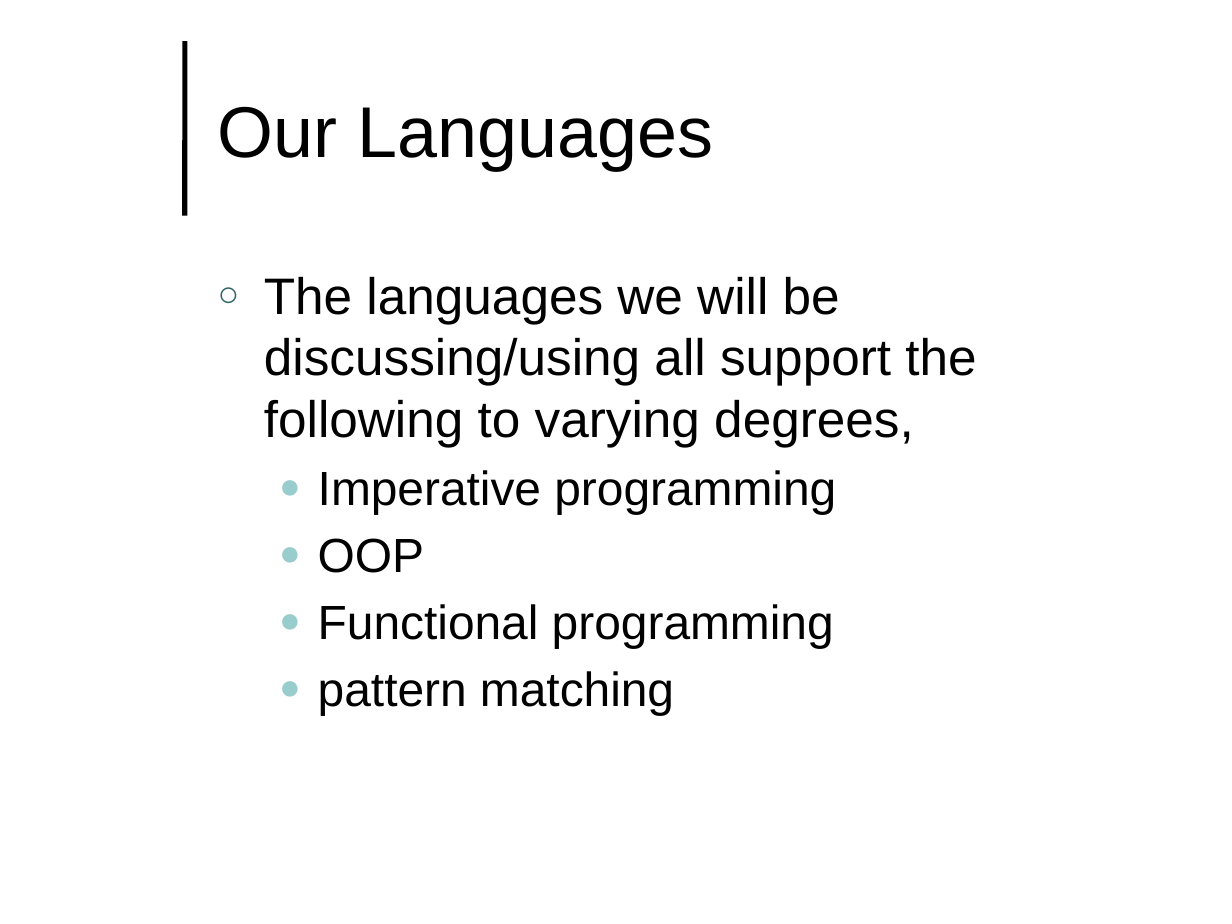
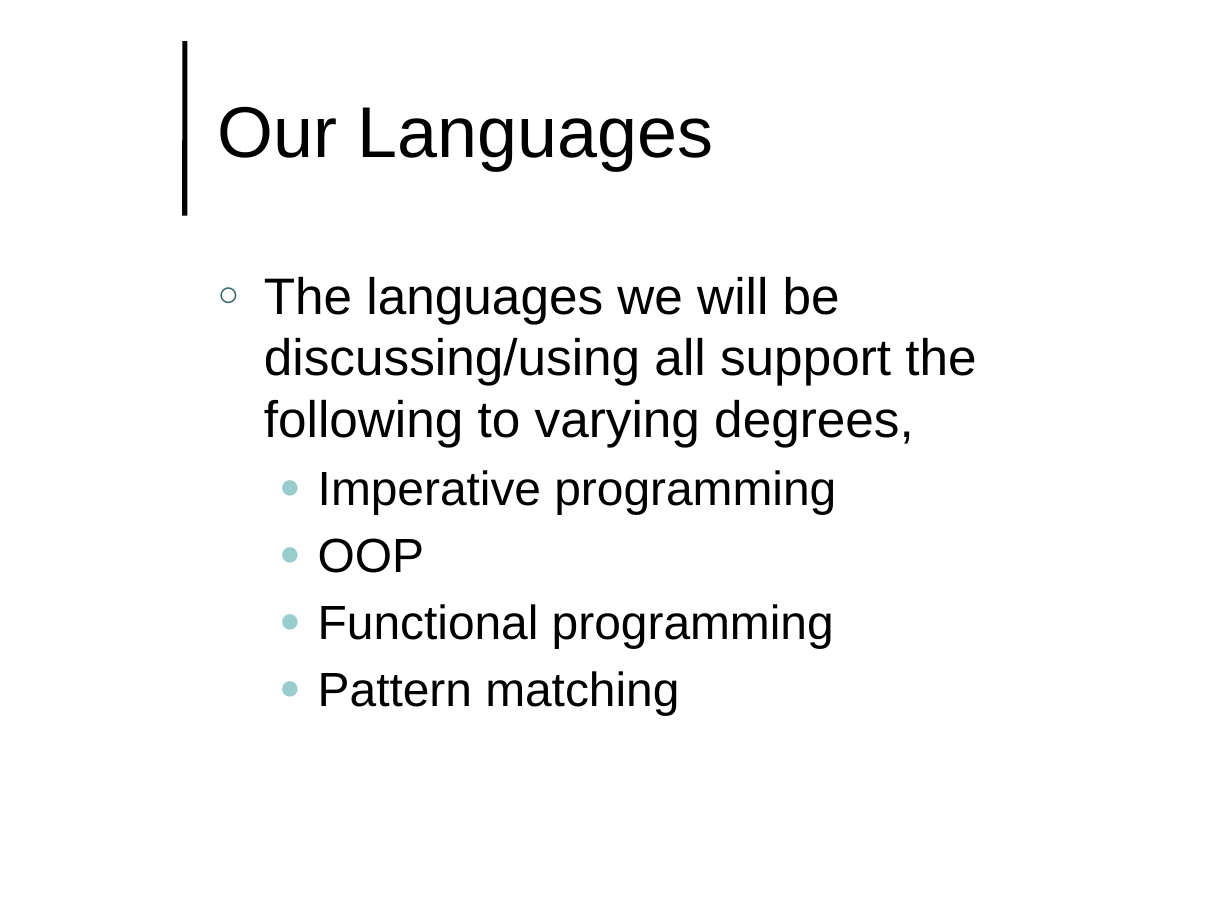
Before and after one commit to lutzhamel/CSC493, a slide deck: slide 7 of notes/csc493-ln001.pptx. Drawn at 1232x924 pixels with LibreOffice and Linux fonts; fonts in the diff are those of the drawing; background and template pictures are left out. Boxes give left, top, right and bottom in pixels: in the first picture for what was removed or moved away, otherwise in the second. Text is boxed around its words. In the diff, an @@ line names an element or a change of style, - is before the commit and + after.

```diff
--- a/notes/csc493-ln001.pptx
+++ b/notes/csc493-ln001.pptx
@@ text at [318, 671, 679, 715]: text changed @@
-  ● pattern matching
+  ● Pattern matching
```
Also in this commit, not shown: 2 other slides changed, 1 slide added, 25 other files.
